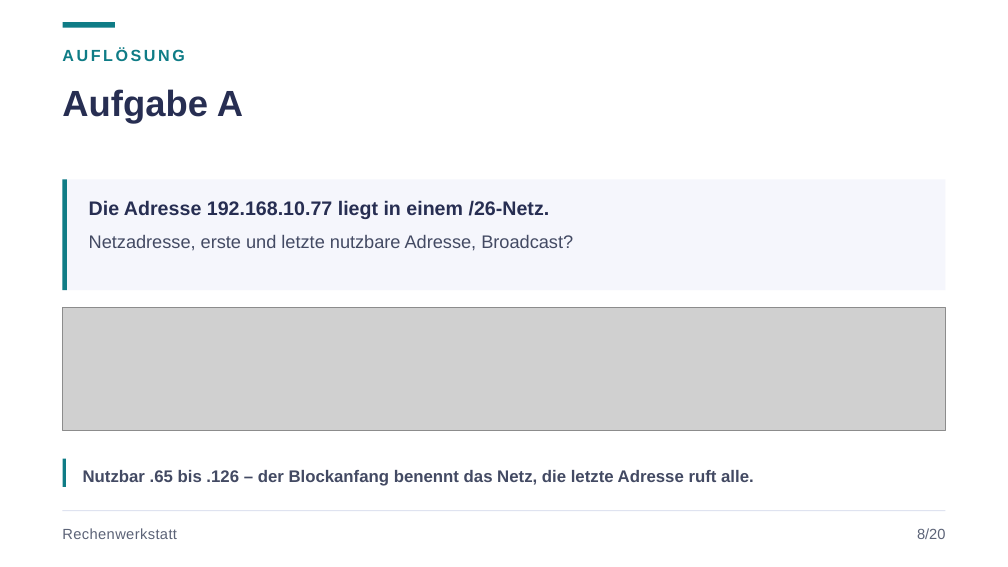
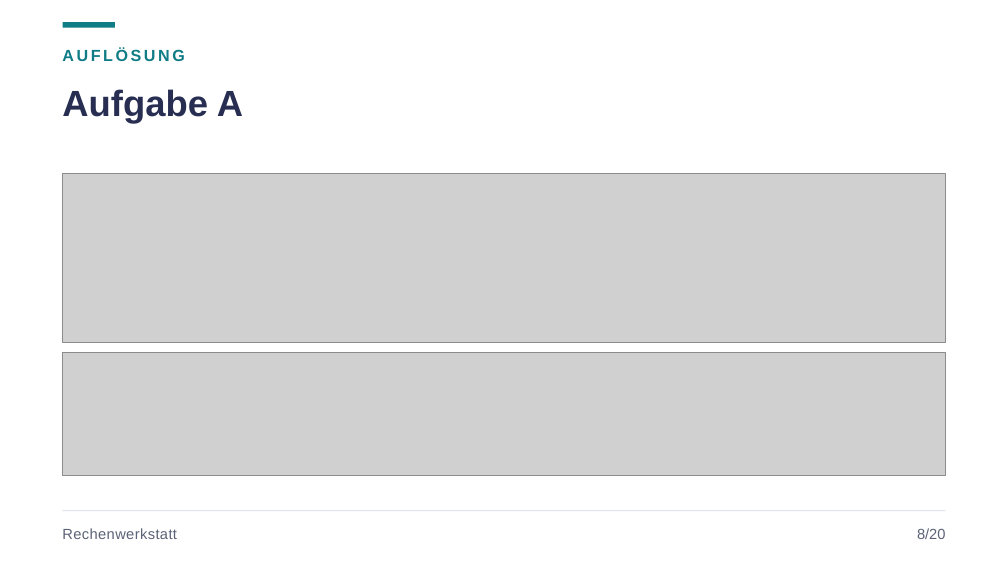
Before and after one commit to JacobMenge/kurs-unterlagen, a slide deck: slide 11 of folien/dist/02-adressierung-subnetting.pptx. Drawn at 1008x567 pixels with LibreOffice and Linux fonts; fonts in the diff are those of the drawing; grey boxes stand for pictures. Boxes give left, top, right and bottom in pixels: in the first picture for what was removed or moved away, otherwise in the second. Text is boxed around its words. In the diff, an @@ line names an element or a change of style, - is before the commit and + after.

```diff
--- a/folien/dist/02-adressierung-subnetting.pptx
+++ b/folien/dist/02-adressierung-subnetting.pptx
@@ rectangle removed at [62, 179, 946, 290] @@
@@ rectangle removed at [62, 179, 67, 290] @@
@@ picture added at [62, 173, 946, 343] @@
@@ text removed at [89, 200, 550, 219] @@
-Die Adresse 192.168.10.77 liegt in einem /26-Netz.
@@ text removed at [89, 235, 573, 251] @@
-Netzadresse, erste und letzte nutzbare Adresse, Broadcast?
@@ picture: place and size @@
-picture at [62, 307, 946, 430]
+picture at [62, 353, 946, 476]
@@ rectangle removed at [62, 459, 67, 487] @@
@@ text removed at [83, 470, 754, 486] @@
-Nutzbar .65 bis .126 – der Blockanfang benennt das Netz, die letzte Adresse ruft alle.
```
Also in this commit, not shown: 5 other slides changed, 10 other files.
